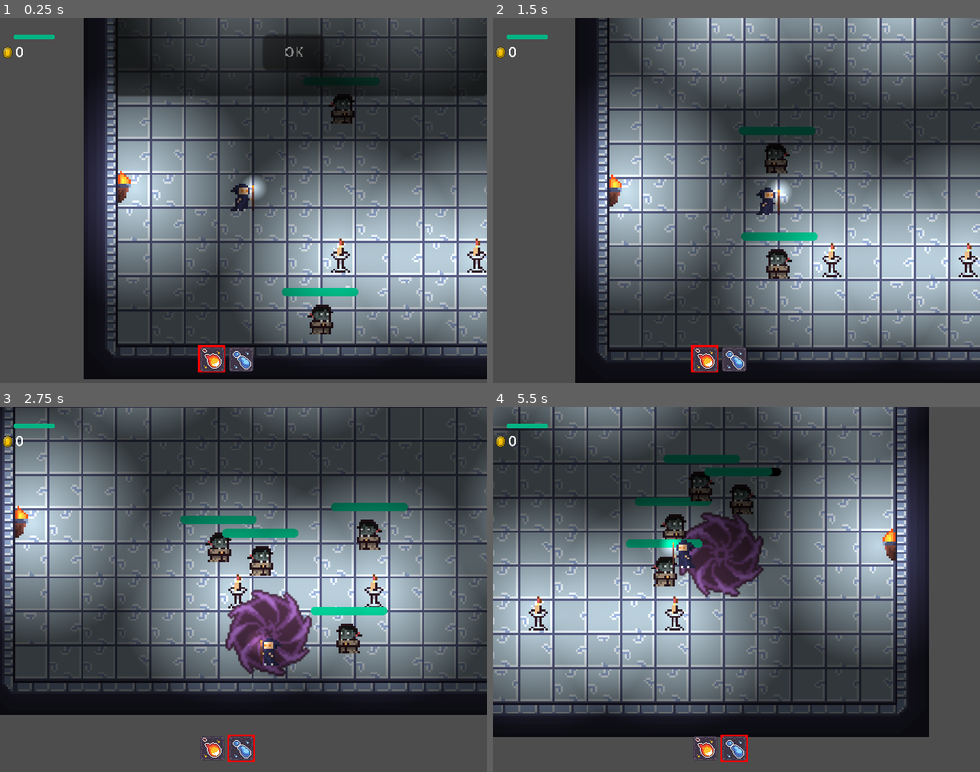
Above: before the commit, frames 1-4 (two rows, left to right).
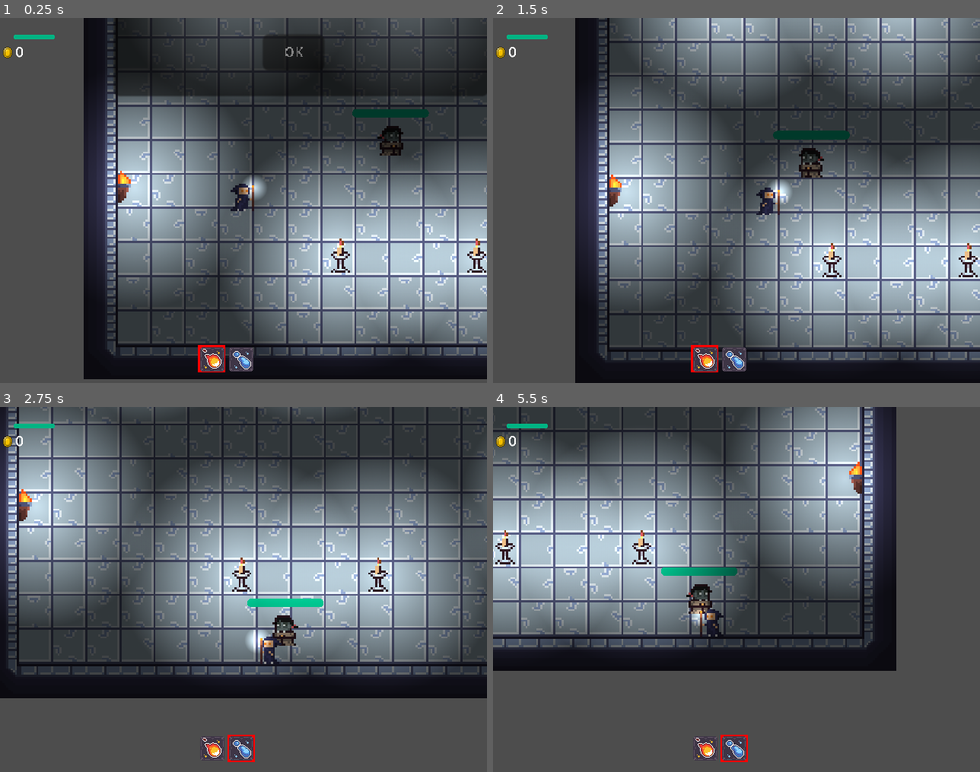
Above: after the commit, the same moments.

Repository: always-hehe-devs/top-down-game
Game: Godot game, scene res://World.tscn
Two runs of this game, one before a commit and one after it. Both use one fixed random seed, a clock stepped at 60 frames per second and the inputs below.
Inputs (mouse positions are in pixels of both pictures, inside the frame that each line leads up to):
- Up to frame 1 (0.25 s): no input
- Up to frame 2 (1.5 s): click "OK" at 0.5 s; tap Enter at 1.25 s; move the mouse to (843, 182) at 1.27 s; hold D (right) from 1.28 s (still down); tap Q (attack_1) at 1.35 s
- Up to frame 3 (2.75 s): move the mouse to (146, 607) at 2.02 s; release D (right) at 2.03 s; hold S (down) from 2.03 s (still down); tap E (attack_2) at 2.1 s
- Up to frame 4 (5.5 s): move the mouse to (785, 509) at 2.77 s; release S (down) at 2.78 s; hold D (right) 2.78-3.53 s; hold Space (dash) 2.78-3.53 s; move the mouse to (712, 662) at 3.52 s; hold W (up) 3.53-4.28 s; click (712, 662) at 3.6 s; move the mouse to (882, 644) at 4.27 s; hold A (left) from 4.28 s (still down); tap Q (attack_1) at 4.35 s; move the mouse to (590, 534) at 5.02 s; tap E (attack_2) at 5.1 s

The runs differ from the first frame. In frame 1, 1.7% of the frame differs, in the area x 57-89%, y 16-87%; in frame 2, 1.8%; in frame 3, 44%; in frame 4, 69%, in the area x 0-90%, y 0-91%.

Commit message:
Added BaseMob scene

Diff:
--- /dev/null
+++ b/BaseMob.gd
@@ -0,0 +1,60 @@
+class_name BaseMob extends Enemy
+
+@onready var animation = $AnimatedSprite2D
+@onready var navigation_agent = $NavigationAgent2D as NavigationAgent2D
+
+var speed = 40
+var health = 100
+var is_following = false
+var target = null
+var is_dead = false
+
+func make_path():
+	navigation_agent.set_target_position(target.global_position)
+
+func rotate_sprite():
+	var dir_to_target = position.direction_to(target.global_position)
+
+	if dir_to_target.x < 0:
+		animation.scale.x = -1
+	elif dir_to_target.x > 0:
+		animation.scale.x = 1
+
+func take_damage(damage):
+	var label = preload("res://DamageLabel.tscn").instantiate()
+
+	label.global_position = global_position
+	label.set_damage(damage)
+	add_child(label)
+	health -= damage
+	%ProgressBar.value = health
+	if health <= 0 && !is_dead:
+		death()
+
+func _on_detect_area_body_entered(body):
+	if body is Player:
+		target = body
+		on_body_entered(body)
+		generate_raycasts()
+
+func on_body_entered(_body):
+	pass
+
+func _on_detect_area_body_exited(body):
+	if body is Player:
+		on_body_exited(body)
+
+func on_body_exited(_body):
+	pass
+
+func _on_navigation_agent_2d_velocity_computed(safe_velocity):
+	velocity = safe_velocity
+
+func death():
+	is_dead = true
+	var coin = preload("res://Coin.tscn").instantiate()
+	coin.global_position = global_position
+	await get_parent().call_deferred("add_child",coin)
+	Events.emit_signal("on_mob_killed")
+
+	queue_free()
--- /dev/null
+++ b/BaseMob.tscn
@@ -0,0 +1,106 @@
+[gd_scene load_steps=13 format=3 uid="uid://cw8pudw003ja0"]
+
+[ext_resource type="Script" path="res://BaseMob.gd" id="1_kyvyf"]
+[ext_resource type="Texture2D" uid="uid://n6843ugy36mg" path="res://assets/vampire_v2_1.png" id="2_dr4j1"]
+[ext_resource type="Texture2D" uid="uid://b2apoqa08dnyd" path="res://assets/vampire_v2_2.png" id="3_102ve"]
+[ext_resource type="Texture2D" uid="uid://kae74idmprek" path="res://assets/vampire_v2_3.png" id="4_w12ps"]
+[ext_resource type="Texture2D" uid="uid://c7ywbk2licci1" path="res://assets/vampire_v2_4.png" id="5_4um56"]
+[ext_resource type="Script" path="res://HurtBox.gd" id="6_pmjbq"]
+
+[sub_resource type="CapsuleShape2D" id="CapsuleShape2D_gbwf5"]
+radius = 6.0
+height = 14.0
+
+[sub_resource type="SpriteFrames" id="SpriteFrames_nqc62"]
+animations = [{
+"frames": [{
+"duration": 1.0,
+"texture": ExtResource("2_dr4j1")
+}, {
+"duration": 1.0,
+"texture": ExtResource("3_102ve")
+}, {
+"duration": 1.0,
+"texture": ExtResource("4_w12ps")
+}, {
+"duration": 1.0,
+"texture": ExtResource("5_4um56")
+}],
+"loop": true,
+"name": &"Idle",
+"speed": 5.0
+}]
+
+[sub_resource type="RectangleShape2D" id="RectangleShape2D_ijewr"]
+size = Vector2(16, 16)
+
+[sub_resource type="StyleBoxFlat" id="StyleBoxFlat_ph2sq"]
+bg_color = Color(0, 0, 0, 1)
+corner_radius_top_left = 2
+corner_radius_top_right = 2
+corner_radius_bottom_right = 2
+corner_radius_bottom_left = 2
+anti_aliasing = false
+
+[sub_resource type="StyleBoxFlat" id="StyleBoxFlat_u132j"]
+bg_color = Color(0, 0.705882, 0.513726, 1)
+corner_radius_top_left = 2
+corner_radius_top_right = 2
+corner_radius_bottom_right = 2
+corner_radius_bottom_left = 2
+anti_aliasing = false
+
+[sub_resource type="CircleShape2D" id="CircleShape2D_ltnfb"]
+radius = 200.01
+
+[node name="BaseMob" type="CharacterBody2D"]
+z_index = 1
+collision_layer = 4
+collision_mask = 23
+script = ExtResource("1_kyvyf")
+
+[node name="CollisionShape2D" type="CollisionShape2D" parent="."]
+shape = SubResource("CapsuleShape2D_gbwf5")
+
+[node name="AnimatedSprite2D" type="AnimatedSprite2D" parent="."]
+texture_filter = 1
+sprite_frames = SubResource("SpriteFrames_nqc62")
+animation = &"Idle"
+frame_progress = 0.660208
+
+[node name="HurtBox" type="Area2D" parent="."]
+collision_layer = 8
+collision_mask = 8
+script = ExtResource("6_pmjbq")
+
+[node name="CollisionShape2D" type="CollisionShape2D" parent="HurtBox"]
+shape = SubResource("RectangleShape2D_ijewr")
+debug_color = Color(0.956863, 0, 0.529412, 0.419608)
+
+[node name="ProgressBar" type="ProgressBar" parent="."]
+unique_name_in_owner = true
+offset_left = -18.0
+offset_top = -15.0
+offset_right = 18.0
+offset_bottom = -11.0
+theme_override_styles/background = SubResource("StyleBoxFlat_ph2sq")
+theme_override_styles/fill = SubResource("StyleBoxFlat_u132j")
+value = 100.0
+show_percentage = false
+
+[node name="DetectArea" type="Area2D" parent="."]
+position = Vector2(21, -14)
+collision_layer = 4
+collision_mask = 2
+
+[node name="CollisionShape" type="CollisionShape2D" parent="DetectArea"]
+position = Vector2(-21, 15)
+shape = SubResource("CircleShape2D_ltnfb")
+
+[node name="NavigationAgent2D" type="NavigationAgent2D" parent="."]
+path_postprocessing = 1
+avoidance_enabled = true
+
+[connection signal="body_entered" from="DetectArea" to="." method="_on_detect_area_body_entered"]
+[connection signal="body_exited" from="DetectArea" to="." method="_on_detect_area_body_exited"]
+[connection signal="velocity_computed" from="NavigationAgent2D" to="." method="_on_navigation_agent_2d_velocity_computed"]
--- a/Enemy.gd
+++ b/Enemy.gd
@@ -28,3 +28,11 @@
 	if get_node_or_null("RayNode") != null:
 		for ray in get_node("RayNode").get_children():
 			ray.target_position = to_local(player.global_position)
+
+func check_if_player_is_visible()-> bool:
+	if get_node_or_null("RayNode") != null:
+		direct_raycast_to_target()
+		for ray in get_node("RayNode").get_children():
+			if ray.is_colliding() and ray.get_collider() is Player:
+				return true
+	return false
--- a/VampireMob.gd
+++ b/VampireMob.gd
@@ -1,18 +1,9 @@
-extends Enemy
+extends "res://BaseMob.gd"
 
-var speed = 40
-
-@onready var animation = $AnimatedSprite2D
-@onready var navigation_agent = $NavigationAgent2D as NavigationAgent2D
 @onready var spell_timer = $Timer
 const PortalScene: PackedScene = preload("res://Portal.tscn")
 
-var health = 100
-var is_following = false
-
 enum MOB_STATE {IDLE, FOLLOWING, AIMING, DEAD }
-
-var target = null
 
 var current_state = MOB_STATE.IDLE
 
@@ -44,36 +35,6 @@
 	navigation_agent.velocity = intented_velocity
 	move_and_slide()
 
-func make_path():
-	navigation_agent.set_target_position(target.global_position)
-
-func rotate_sprite():
-	var dir_to_target = position.direction_to(target.global_position)
-
-	if dir_to_target.x < 0:
-		animation.scale.x = -1
-	elif dir_to_target.x > 0:
-		animation.scale.x = 1
-
-func check_if_player_is_visible()-> bool:
-	if get_node_or_null("RayNode") != null:
-		direct_raycast_to_target()
-		for ray in get_node("RayNode").get_children():
-			if ray.is_colliding() and ray.get_collider() is Player:
-				return true
-	return false
-
-func take_damage(damage):
-	var label = preload("res://DamageLabel.tscn").instantiate()
-
-	label.global_position = global_position
-	label.set_damage(damage)
-	add_child(label)
-	health -= damage
-	%ProgressBar.value = health
-	if health <= 0 && current_state != MOB_STATE.DEAD:
-		on_death()
-
 func throw_spell():
 	var spell = PortalScene.instantiate()
 	spell.position = player.position
@@ -83,25 +44,8 @@
 	if current_state == MOB_STATE.FOLLOWING:
 		throw_spell()
 
-func _on_detect_area_body_entered(body):
-	if body is Player:
-		target = body
-		current_state = MOB_STATE.AIMING
-		generate_raycasts()
+func on_body_entered(_body):
+	current_state = MOB_STATE.AIMING
 
-func _on_detect_area_body_exited(body):
-	if body is Player:
-		current_state = MOB_STATE.IDLE
-
-func _on_navigation_agent_2d_velocity_computed(safe_velocity):
-	velocity = safe_velocity
-
-func on_death():
-	current_state = MOB_STATE.DEAD
-	var coin = preload("res://Coin.tscn").instantiate()
-
-	coin.global_position = global_position
-	await get_parent().call_deferred("add_child",coin)
-	Events.emit_signal("on_mob_killed")
-
-	queue_free()
+func on_body_exited(_body):
+	current_state = MOB_STATE.IDLE
--- a/VampireMob.tscn
+++ b/VampireMob.tscn
@@ -1,110 +1,13 @@
-[gd_scene load_steps=13 format=3 uid="uid://dgwy0vfbmao7a"]
+[gd_scene load_steps=3 format=3 uid="uid://txn0ld07irxn"]
 
-[ext_resource type="Script" path="res://VampireMob.gd" id="1_s5lm6"]
-[ext_resource type="Texture2D" uid="uid://n6843ugy36mg" path="res://assets/vampire_v2_1.png" id="2_hi1fs"]
-[ext_resource type="Texture2D" uid="uid://b2apoqa08dnyd" path="res://assets/vampire_v2_2.png" id="3_j2p3j"]
-[ext_resource type="Texture2D" uid="uid://kae74idmprek" path="res://assets/vampire_v2_3.png" id="4_5l3nb"]
-[ext_resource type="Texture2D" uid="uid://c7ywbk2licci1" path="res://assets/vampire_v2_4.png" id="5_1llda"]
-[ext_resource type="Script" path="res://HurtBox.gd" id="6_fqymn"]
+[ext_resource type="PackedScene" uid="uid://cw8pudw003ja0" path="res://BaseMob.tscn" id="1_unwxk"]
+[ext_resource type="Script" path="res://VampireMob.gd" id="2_y7m6g"]
 
-[sub_resource type="CapsuleShape2D" id="CapsuleShape2D_gbwf5"]
-radius = 6.0
-height = 14.0
+[node name="VampireMob" instance=ExtResource("1_unwxk")]
+script = ExtResource("2_y7m6g")
 
-[sub_resource type="SpriteFrames" id="SpriteFrames_nqc62"]
-animations = [{
-"frames": [{
-"duration": 1.0,
-"texture": ExtResource("2_hi1fs")
-}, {
-"duration": 1.0,
-"texture": ExtResource("3_j2p3j")
-}, {
-"duration": 1.0,
-"texture": ExtResource("4_5l3nb")
-}, {
-"duration": 1.0,
-"texture": ExtResource("5_1llda")
-}],
-"loop": true,
-"name": &"Idle",
-"speed": 5.0
-}]
+[node name="ProgressBar" parent="." index="3"]
+metadata/_edit_use_anchors_ = true
 
-[sub_resource type="RectangleShape2D" id="RectangleShape2D_ijewr"]
-size = Vector2(16, 16)
-
-[sub_resource type="StyleBoxFlat" id="StyleBoxFlat_ph2sq"]
-bg_color = Color(0, 0, 0, 1)
-corner_radius_top_left = 2
-corner_radius_top_right = 2
-corner_radius_bottom_right = 2
-corner_radius_bottom_left = 2
-anti_aliasing = false
-
-[sub_resource type="StyleBoxFlat" id="StyleBoxFlat_u132j"]
-bg_color = Color(0, 0.705882, 0.513726, 1)
-corner_radius_top_left = 2
-corner_radius_top_right = 2
-corner_radius_bottom_right = 2
-corner_radius_bottom_left = 2
-anti_aliasing = false
-
-[sub_resource type="CircleShape2D" id="CircleShape2D_ltnfb"]
-radius = 200.01
-
-[node name="VampireMob" type="CharacterBody2D"]
-z_index = 1
-collision_layer = 4
-collision_mask = 23
-script = ExtResource("1_s5lm6")
-
-[node name="CollisionShape2D" type="CollisionShape2D" parent="."]
-shape = SubResource("CapsuleShape2D_gbwf5")
-
-[node name="AnimatedSprite2D" type="AnimatedSprite2D" parent="."]
-texture_filter = 1
-sprite_frames = SubResource("SpriteFrames_nqc62")
-animation = &"Idle"
-frame_progress = 0.660208
-
-[node name="HurtBox" type="Area2D" parent="."]
-collision_layer = 8
-collision_mask = 8
-script = ExtResource("6_fqymn")
-
-[node name="CollisionShape2D" type="CollisionShape2D" parent="HurtBox"]
-shape = SubResource("RectangleShape2D_ijewr")
-debug_color = Color(0.956863, 0, 0.529412, 0.419608)
-
-[node name="ProgressBar" type="ProgressBar" parent="."]
-unique_name_in_owner = true
-offset_left = -18.0
-offset_top = -15.0
-offset_right = 18.0
-offset_bottom = -11.0
-theme_override_styles/background = SubResource("StyleBoxFlat_ph2sq")
-theme_override_styles/fill = SubResource("StyleBoxFlat_u132j")
-value = 100.0
-show_percentage = false
-
-[node name="Timer" type="Timer" parent="."]
+[node name="Timer" type="Timer" parent="." index="6"]
 wait_time = 2.0
-
-[node name="DetectArea" type="Area2D" parent="."]
-position = Vector2(21, -14)
-collision_layer = 4
-collision_mask = 2
-
-[node name="CollisionShape" type="CollisionShape2D" parent="DetectArea"]
-position = Vector2(-21, 15)
-shape = SubResource("CircleShape2D_ltnfb")
-
-[node name="NavigationAgent2D" type="NavigationAgent2D" parent="."]
-path_postprocessing = 1
-avoidance_enabled = true
-
-[connection signal="timeout" from="Timer" to="." method="_on_timer_timeout"]
-[connection signal="body_entered" from="DetectArea" to="." method="_on_detect_area_body_entered"]
-[connection signal="body_exited" from="DetectArea" to="." method="_on_detect_area_body_exited"]
-[connection signal="velocity_computed" from="NavigationAgent2D" to="." method="_on_navigation_agent_2d_velocity_computed"]
--- a/World.tscn
+++ b/World.tscn
@@ -1204,132 +1204,7 @@
 [node name="Mobs" type="Node" parent="."]
 
 [node name="VampireMob" parent="Mobs" instance=ExtResource("3_ev4mk")]
-position = Vector2(121, 83)
-platform_floor_layers = 1
-
-[node name="VampireMob2" parent="Mobs" instance=ExtResource("3_ev4mk")]
-position = Vector2(263, 120)
-platform_floor_layers = 1
-
-[node name="VampireMob3" parent="Mobs" instance=ExtResource("3_ev4mk")]
-position = Vector2(111, 182)
-platform_floor_layers = 1
-
-[node name="VampireMob4" parent="Mobs" instance=ExtResource("3_ev4mk")]
-position = Vector2(255, 191)
-platform_floor_layers = 1
-
-[node name="VampireMob5" parent="Mobs" instance=ExtResource("3_ev4mk")]
-position = Vector2(408, -70)
-platform_floor_layers = 1
-
-[node name="VampireMob6" parent="Mobs" instance=ExtResource("3_ev4mk")]
-position = Vector2(393, -44)
-platform_floor_layers = 1
-
-[node name="VampireMob7" parent="Mobs" instance=ExtResource("3_ev4mk")]
-position = Vector2(397, -93)
-platform_floor_layers = 1
-
-[node name="VampireMob8" parent="Mobs" instance=ExtResource("3_ev4mk")]
-position = Vector2(210, -103)
-platform_floor_layers = 1
-
-[node name="VampireMob9" parent="Mobs" instance=ExtResource("3_ev4mk")]
-position = Vector2(160, -103)
-platform_floor_layers = 1
-
-[node name="VampireMob10" parent="Mobs" instance=ExtResource("3_ev4mk")]
-position = Vector2(-584, 399)
-platform_floor_layers = 1
-
-[node name="VampireMob11" parent="Mobs" instance=ExtResource("3_ev4mk")]
-position = Vector2(-403, 441)
-platform_floor_layers = 1
-
-[node name="VampireMob12" parent="Mobs" instance=ExtResource("3_ev4mk")]
-position = Vector2(-555, 503)
-platform_floor_layers = 1
-
-[node name="VampireMob13" parent="Mobs" instance=ExtResource("3_ev4mk")]
-position = Vector2(-411, 512)
-platform_floor_layers = 1
-
-[node name="VampireMob14" parent="Mobs" instance=ExtResource("3_ev4mk")]
-position = Vector2(-284, -118)
-platform_floor_layers = 1
-
-[node name="VampireMob15" parent="Mobs" instance=ExtResource("3_ev4mk")]
-position = Vector2(-337, -90)
-platform_floor_layers = 1
-
-[node name="VampireMob16" parent="Mobs" instance=ExtResource("3_ev4mk")]
-position = Vector2(-333, -139)
-platform_floor_layers = 1
-
-[node name="VampireMob17" parent="Mobs" instance=ExtResource("3_ev4mk")]
-position = Vector2(-480, -123)
-platform_floor_layers = 1
-
-[node name="VampireMob18" parent="Mobs" instance=ExtResource("3_ev4mk")]
-position = Vector2(-479, -40)
-platform_floor_layers = 1
-
-[node name="VampireMob19" parent="Mobs" instance=ExtResource("3_ev4mk")]
-position = Vector2(-803, -236)
-platform_floor_layers = 1
-
-[node name="VampireMob20" parent="Mobs" instance=ExtResource("3_ev4mk")]
-position = Vector2(-696, -239)
-platform_floor_layers = 1
-
-[node name="VampireMob21" parent="Mobs" instance=ExtResource("3_ev4mk")]
-position = Vector2(-808, 142)
-platform_floor_layers = 1
-
-[node name="VampireMob22" parent="Mobs" instance=ExtResource("3_ev4mk")]
-position = Vector2(-681, 143)
-platform_floor_layers = 1
-
-[node name="VampireMob23" parent="Mobs" instance=ExtResource("3_ev4mk")]
-position = Vector2(-739, 136)
-platform_floor_layers = 1
-
-[node name="VampireMob24" parent="Mobs" instance=ExtResource("3_ev4mk")]
-position = Vector2(-1118, -144)
-platform_floor_layers = 1
-
-[node name="VampireMob25" parent="Mobs" instance=ExtResource("3_ev4mk")]
-position = Vector2(-1121, 1)
-platform_floor_layers = 1
-
-[node name="VampireMob26" parent="Mobs" instance=ExtResource("3_ev4mk")]
-position = Vector2(-1118, -78)
-platform_floor_layers = 1
-
-[node name="VampireMob27" parent="Mobs" instance=ExtResource("3_ev4mk")]
-position = Vector2(-1092, -145)
-platform_floor_layers = 1
-
-[node name="VampireMob28" parent="Mobs" instance=ExtResource("3_ev4mk")]
-position = Vector2(-1094, 1)
-platform_floor_layers = 1
-
-[node name="VampireMob29" parent="Mobs" instance=ExtResource("3_ev4mk")]
-position = Vector2(-1017, 8)
-platform_floor_layers = 1
-
-[node name="VampireMob30" parent="Mobs" instance=ExtResource("3_ev4mk")]
-position = Vector2(-1012, -138)
-platform_floor_layers = 1
-
-[node name="VampireMob31" parent="Mobs" instance=ExtResource("3_ev4mk")]
-position = Vector2(-1047, -180)
-platform_floor_layers = 1
-
-[node name="VampireMob32" parent="Mobs" instance=ExtResource("3_ev4mk")]
-position = Vector2(-1057, 14)
-platform_floor_layers = 1
+position = Vector2(144, 98)
 
 [node name="Control" type="Control" parent="."]
 process_mode = 2
Not shown: 1 places in World.tscn that only renumber resources
Binary file removed: assets/priest3_v2_1.png
Not shown, removed: assets/priest3_v2_1.png.import
Binary file removed: assets/priest3_v2_2.png
Not shown, removed: assets/priest3_v2_2.png.import
Binary file removed: assets/priest3_v2_3.png
Not shown, removed: assets/priest3_v2_3.png.import
Binary file removed: assets/priest3_v2_4.png
Not shown, removed: assets/priest3_v2_4.png.import
